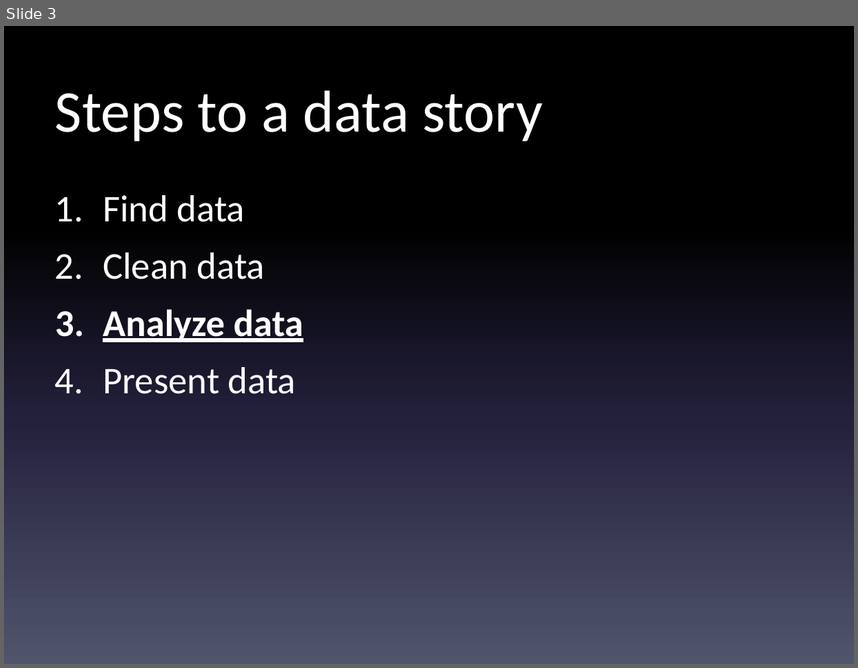
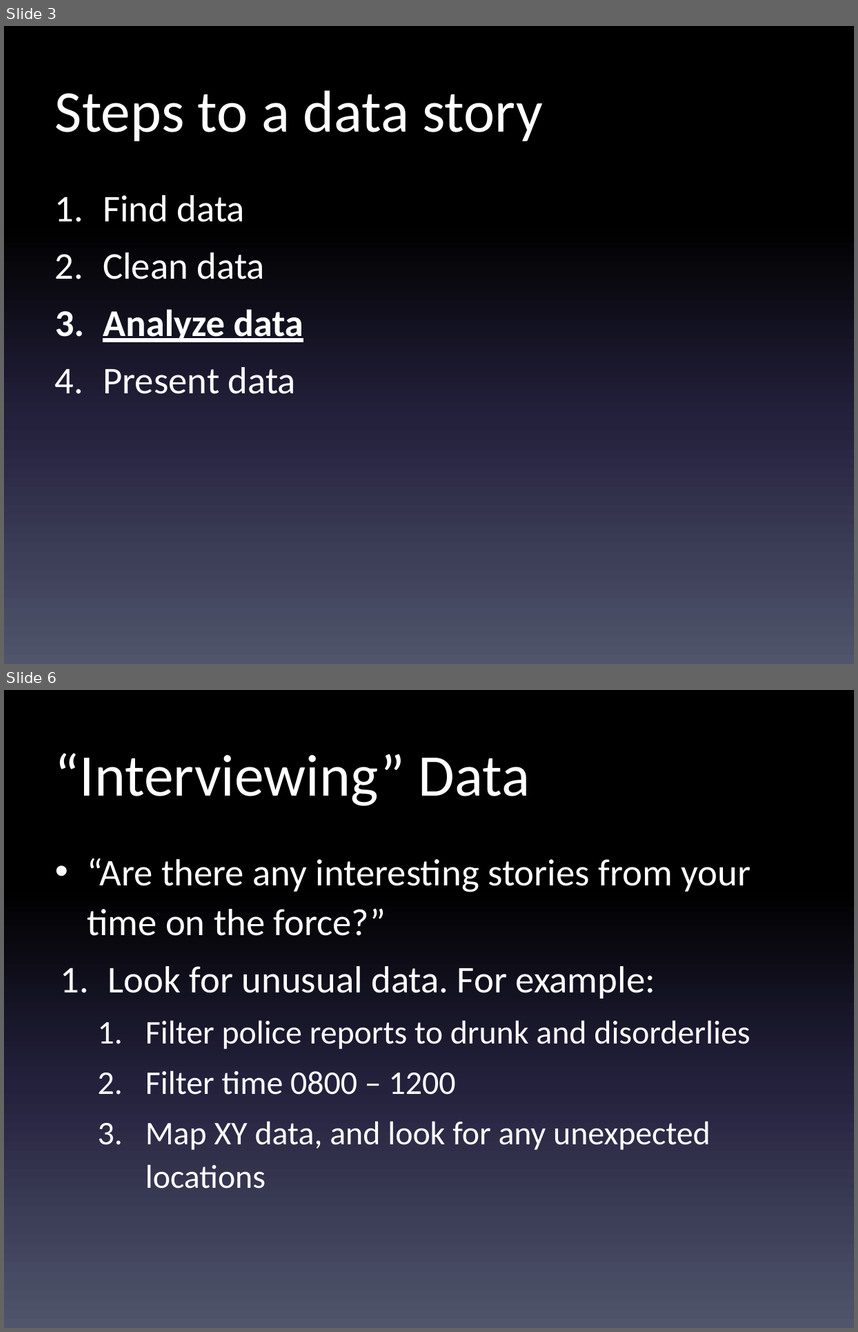
Before and after one commit to shmcminn/digitalframeworks-spring19, a slide deck: class5/digitalframeworks-5.pptx. Shown one above the other, each under a label of ours: slide 3 before the commit, slides 3 and 6 after it; the slides between them are not shown. The pictures are 858x668 and 858x1332 pixels, drawn with LibreOffice and Linux fonts; fonts in the diff are those of the drawing. Boxes give left, top, right and bottom in pixels: in the first picture for what was removed or moved away, otherwise in the second. Text is boxed around its words. In the diff, an @@ line names an element or a change of style, - is before the commit and + after.

```diff
--- a/class5/digitalframeworks-5.pptx
+++ b/class5/digitalframeworks-5.pptx
@@ slide 6 added at [4, 690, 854, 1328], background gradient #000000 to #24213E to #51566D @@
@@ title added at [55, 753, 530, 806], 50 pt, text #FFFFFF @@
+“Interviewing” Data
@@ text added at [87, 858, 751, 1188], 28 pt, text #FFFFFF @@
+• “Are there any interesting stories from your time on the force?”
+1. Look for unusual data. For example:
+  1. Filter police reports to drunk and disorderlies
+  2. Filter time 0800 – 1200
+  3. Map XY data, and look for any unexpected locations
```
Also in this commit, not shown: 1 slide changed, 14 other slides added, 6 other files.
